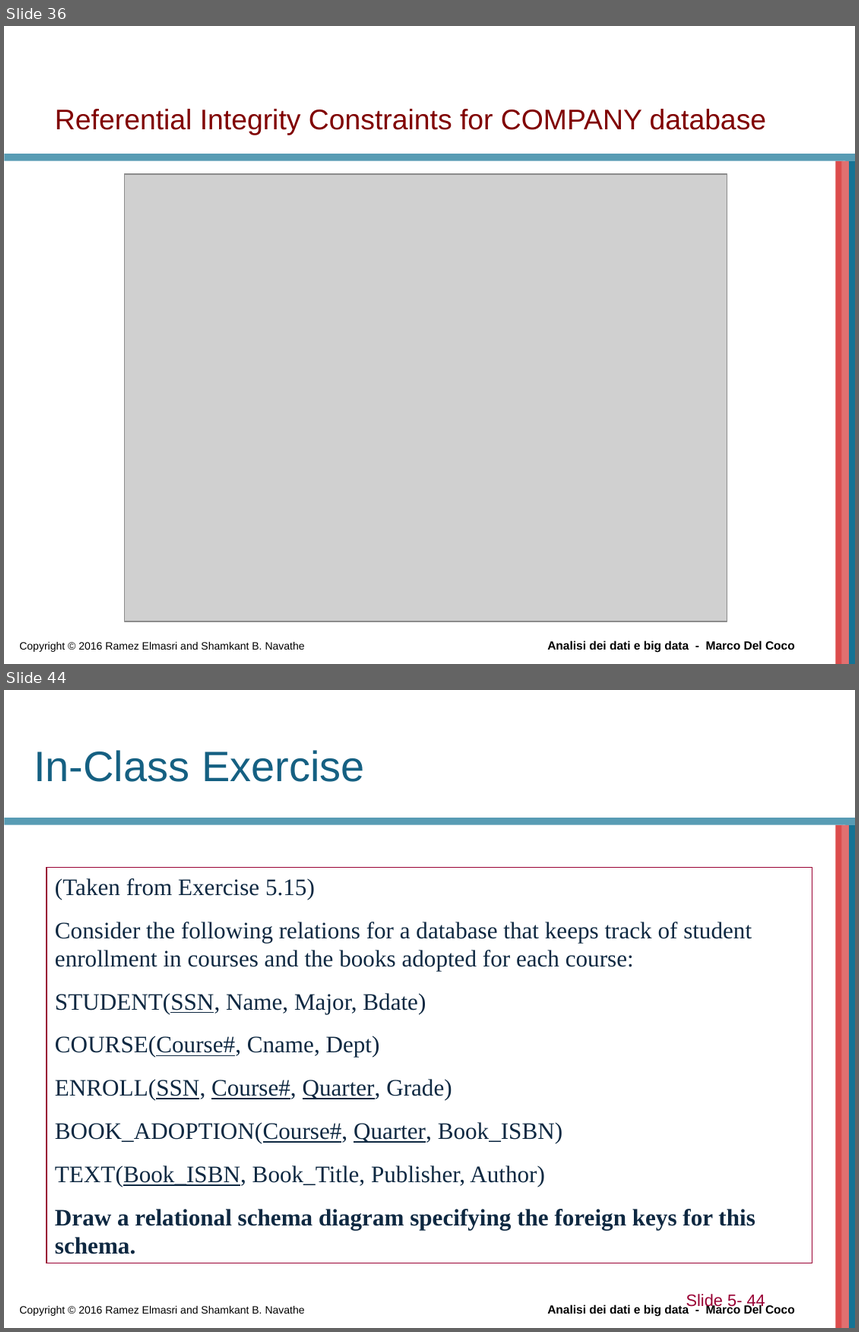
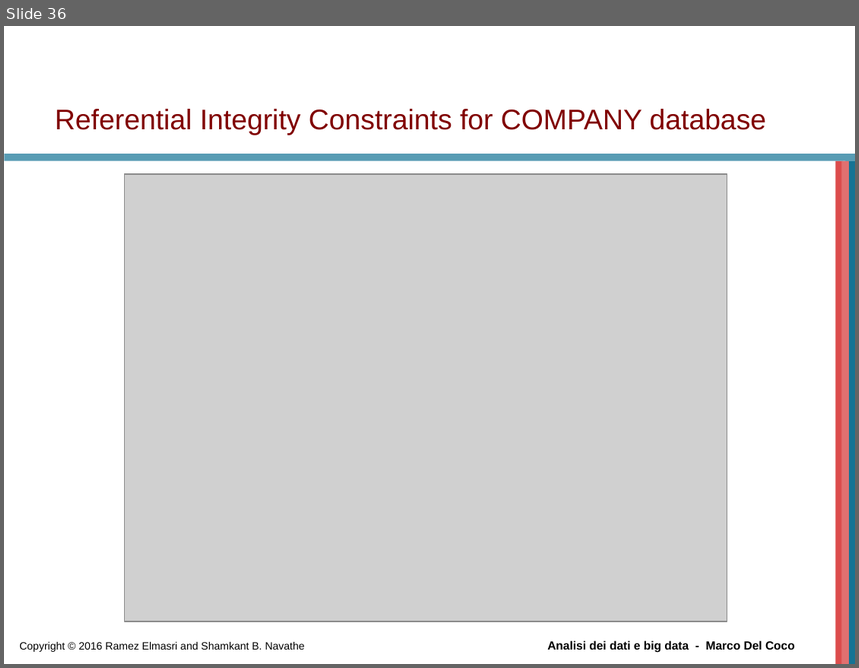
Before and after one commit to beppe2hd/AnalisiDati_BigData, a slide deck: materials/Chapter05.ppt. Shown one above the other, each under a label of ours: slides 36 and 44 before the commit, slide 36 after it; the slides between them are not shown. The pictures are 859x1332 and 859x668 pixels, drawn with LibreOffice and Linux fonts; fonts in the diff are those of the drawing; grey boxes stand for pictures; background and template pictures are left out. Boxes give left, top, right and bottom in pixels: in the first picture for what was removed or moved away, otherwise in the second. Text is boxed around its words. In the diff, an @@ line names an element or a change of style, - is before the commit and + after.

```diff
--- a/materials/Chapter05.ppt
+++ b/materials/Chapter05.ppt
@@ slide 44 removed at (x1=4, y1=690, x2=855, y2=1328), background #FFFFFF; not listed: 6 template elements that a slide beside it also shows @@
@@ title removed at (x1=34, y1=750, x2=365, y2=782) @@
-In-Class Exercise
@@ rectangle removed at (x1=47, y1=867, x2=813, y2=1263) @@
-(Taken from Exercise 5.15)
-Consider the following relations for a database that keeps track of student enrollment in courses and the books adopted for each course:
-STUDENT(SSN, Name, Major, Bdate)
-COURSE(Course#, Cname, Dept)
-ENROLL(SSN, Course#, Quarter, Grade)
-BOOK_ADOPTION(Course#, Quarter, Book_ISBN)
-TEXT(Book_ISBN, Book_Title, Publisher, Author)
-Draw a relational schema diagram specifying the foreign keys for this schema.
@@ page number removed at (x1=686, y1=1294, x2=766, y2=1310) @@
-Slide 5- 44
```
Also in this commit, not shown: 12 slides changed, 1 other slide removed.
